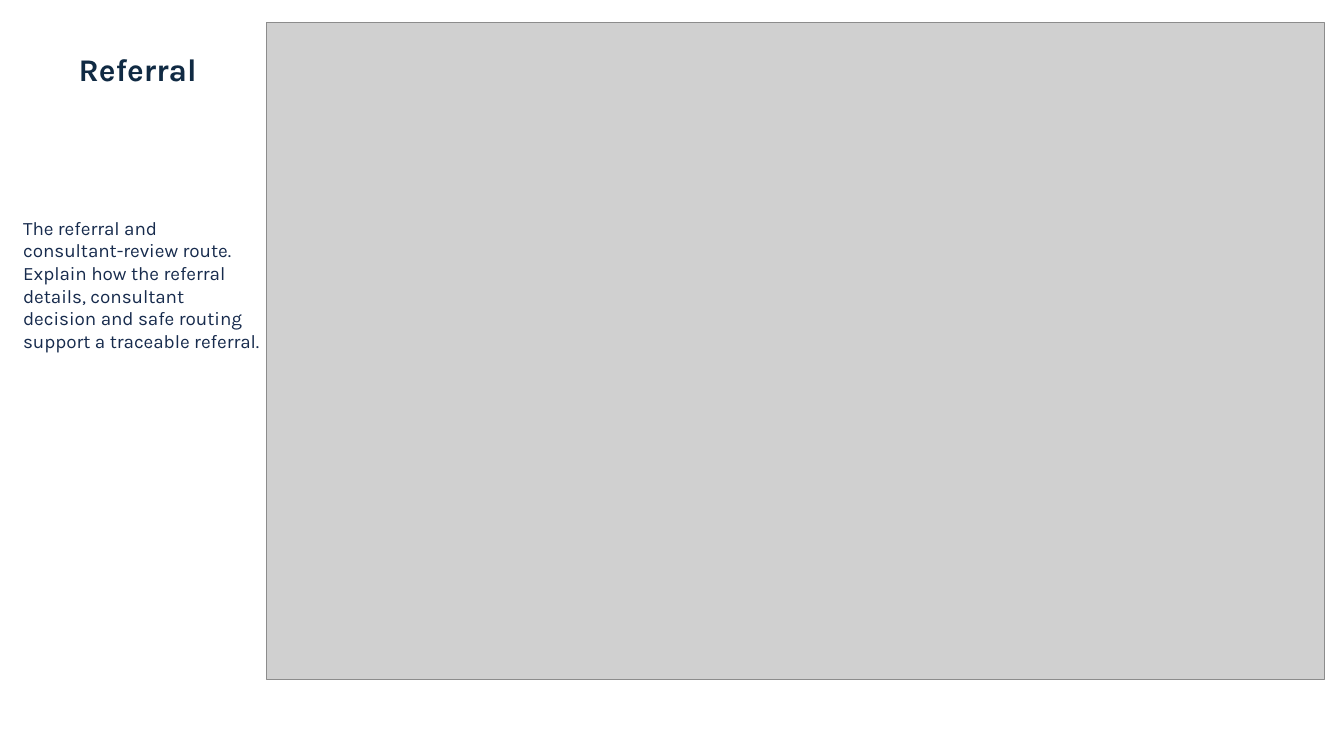
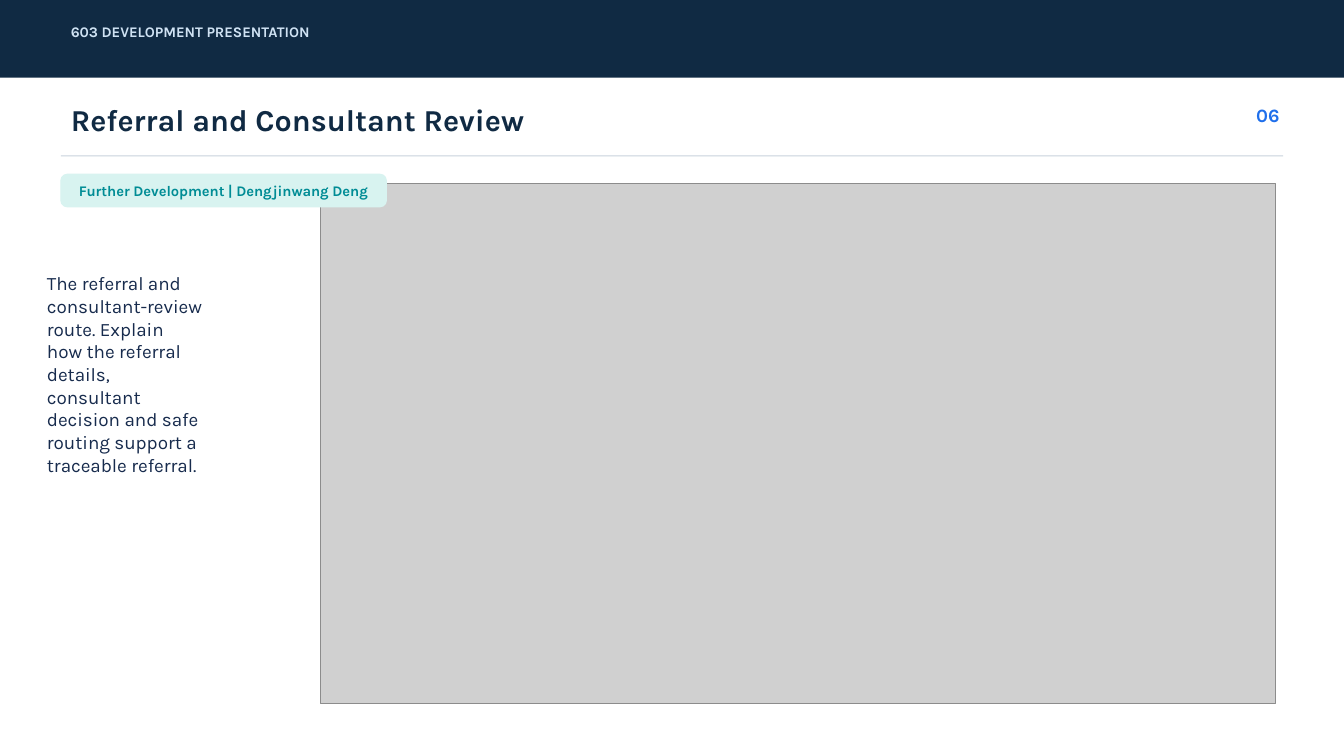
Before and after one commit to huanxihuanxi666/UFCEP6-0-3, a slide deck: slide 6 of ASSIGNMENT(END OF WEEK6)/Development_Presentation(end of week6)/PRESENTATION/presentation.pptx. Drawn at 1344x756 pixels with LibreOffice and Linux fonts; fonts in the diff are those of the drawing; grey boxes stand for pictures. Boxes give left, top, right and bottom in pixels: in the first picture for what was removed or moved away, otherwise in the second. Text is boxed around its words. In the diff, an @@ line names an element or a change of style, - is before the commit and + after.

```diff
--- a/ASSIGNMENT(END OF WEEK6)/Development_Presentation(end of week6)/PRESENTATION/presentation.pptx
+++ b/ASSIGNMENT(END OF WEEK6)/Development_Presentation(end of week6)/PRESENTATION/presentation.pptx
@@ rectangle added at (0,0,1344,78), fill #102A43 @@
@@ text added at (71,27,310,37), 10.5 pt, text #CFE2F3, bold @@
+603 DEVELOPMENT PRESENTATION
@@ text removed at (79,59,197,82) @@
-Referral
@@ text added at (71,109,525,132), 21.8 pt, text #102A43, bold @@
+Referral and Consultant Review
@@ text added at (1256,109,1279,123), 13.5 pt, text #1F6FEB, bold @@
+06
@@ rectangle added at (60,155,1282,156), fill #C9D2DC @@
@@ rounded rectangle added at (60,174,386,207), fill #D8F3F0, outline #D8F3F0 0.75 pt, 10.5 pt, text #008C95, bold @@
+Further Development | Dengjinwang Deng
@@ picture: place and size @@
-picture at (266,23,1325,680)
+picture at (321,184,1276,704)
@@ text "The referral and consultant-review route. ..." rewrapped from (23,222,259,353) to (47,277,202,473) @@
```
Also in this commit, not shown: 8 other slides changed, 2 slides added, 2 slides removed.
